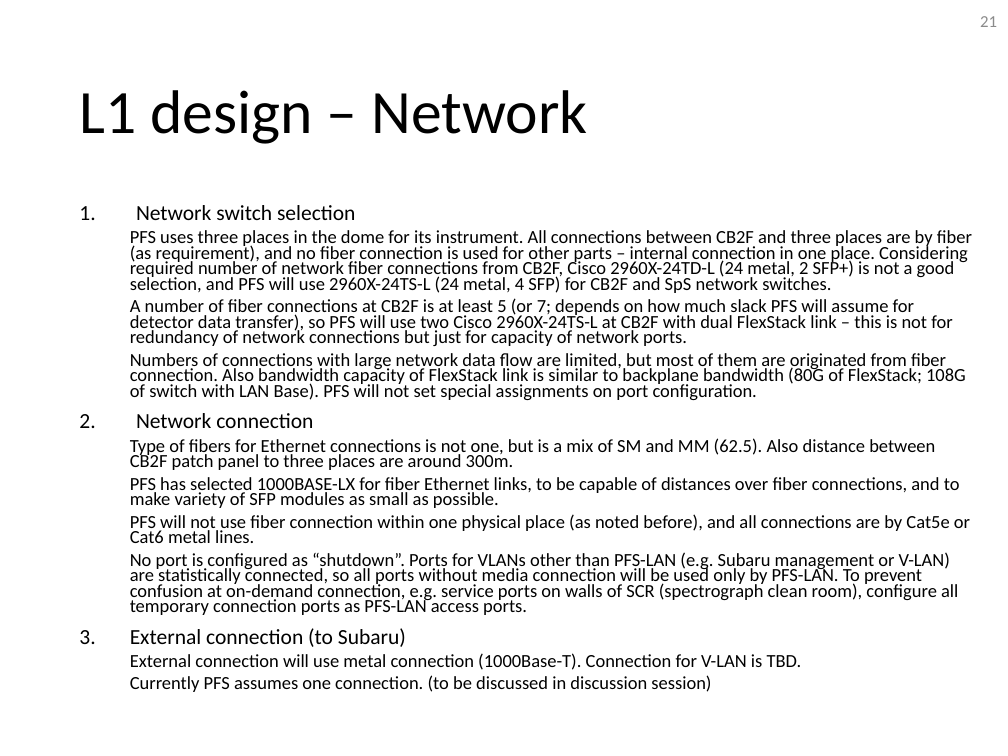
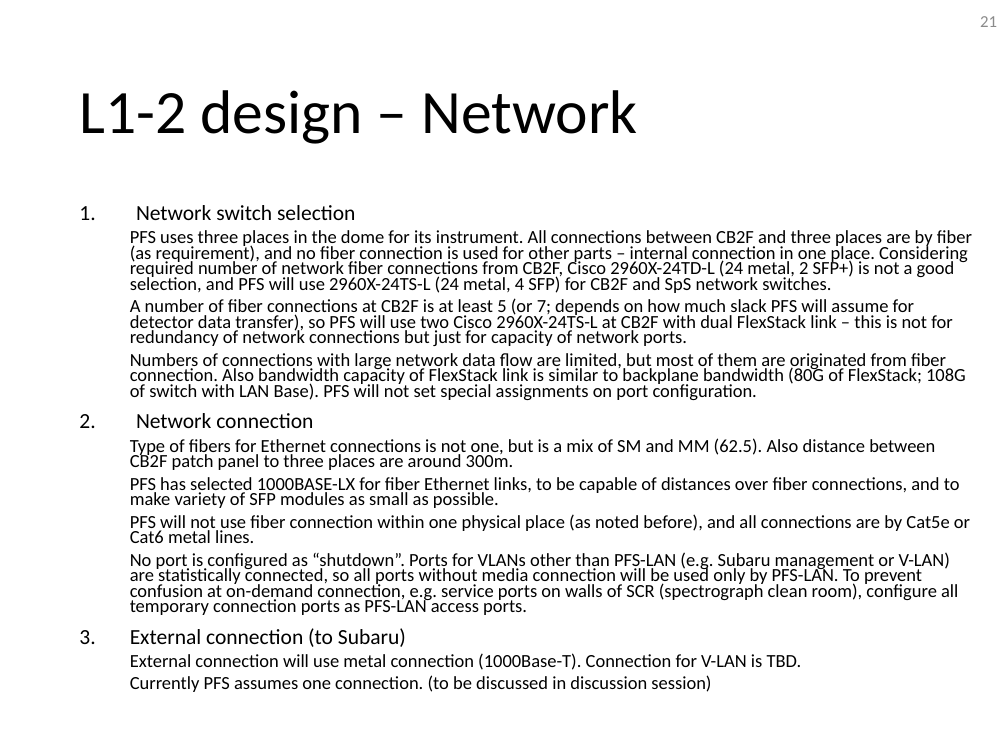
Before and after one commit to Subaru-PFS/ics_doc, a slide deck: slide 21 of SSN-00029.pptx. Drawn at 1008x756 pixels with LibreOffice and Linux fonts; fonts in the diff are those of the drawing. Boxes give left, top, right and bottom in pixels: in the first picture for what was removed or moved away, otherwise in the second. Text is boxed around its words. In the diff, an @@ line names an element or a change of style, - is before the commit and + after.

```diff
--- a/SSN-00029.pptx
+++ b/SSN-00029.pptx
@@ title at (79, 90, 638, 144): text changed @@
-L1 design – Network
+L1-2 design – Network
```
Also in this commit, not shown: 10 other slides changed.
